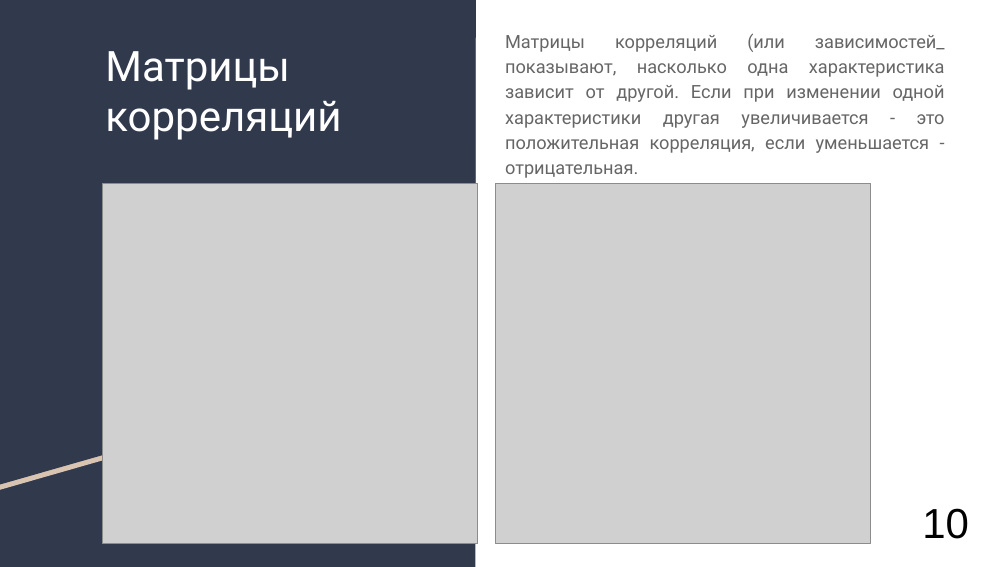
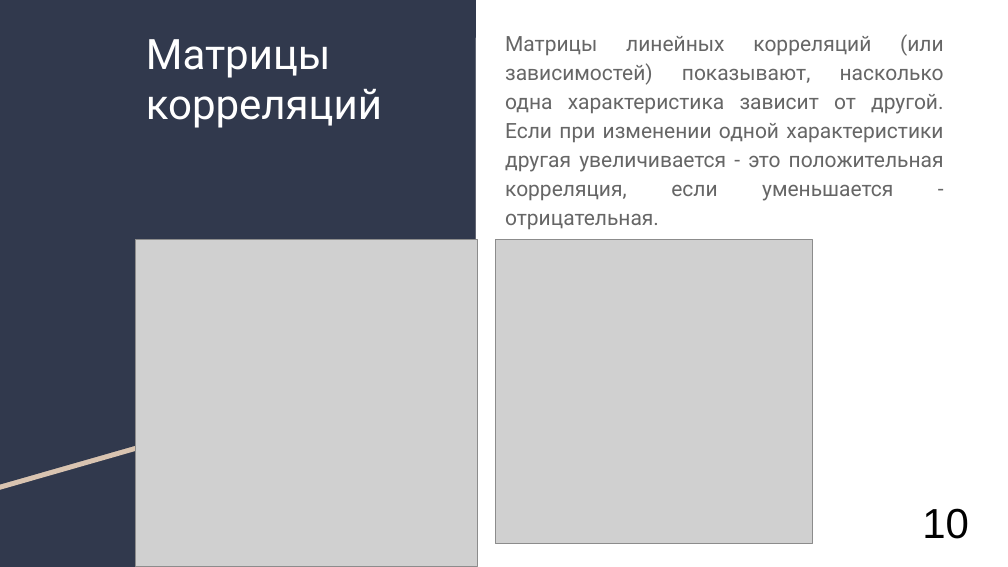
Before and after one commit to AlexanderUzunyan/TestProject, a slide deck: slide 10 of neuro/doc/TMVA.odp (slide 11 before the commit). Drawn at 1008x567 pixels with LibreOffice and Linux fonts; fonts in the diff are those of the drawing; grey boxes stand for pictures. Boxes give left, top, right and bottom in pixels: in the first picture for what was removed or moved away, otherwise in the second. Text is boxed around its words. In the diff, an @@ line names an element or a change of style, - is before the commit and + after.

```diff
--- a/neuro/doc/TMVA.odp
+++ b/neuro/doc/TMVA.odp
@@ title "Матрицы корреляций": place and size @@
-title "Матрицы корреляций" at (105, 51, 341, 140)
+title "Матрицы корреляций" at (146, 39, 382, 128)
@@ text at (505, 34, 944, 230): text changed; size 13 to 15 pt @@
-Матрицы корреляций (или зависимостей_ показывают, насколько одна характеристика зависит от другой. Если при изменении одной характеристики другая увеличивается - это положительная корреляция, если уменьшается - отрицательная.
+Матрицы линейных корреляций (или зависимостей) показывают, насколько одна характеристика зависит от другой. Если при изменении одной характеристики другая увеличивается - это положительная корреляция, если уменьшается - отрицательная.
@@ picture: place and size @@
-picture at (102, 183, 478, 544)
+picture at (136, 239, 478, 566)
@@ picture: place and size @@
-picture at (495, 183, 871, 544)
+picture at (495, 239, 812, 543)
```
Also in this commit, not shown: 7 other slides changed, 5 slides added, 2 slides removed.
